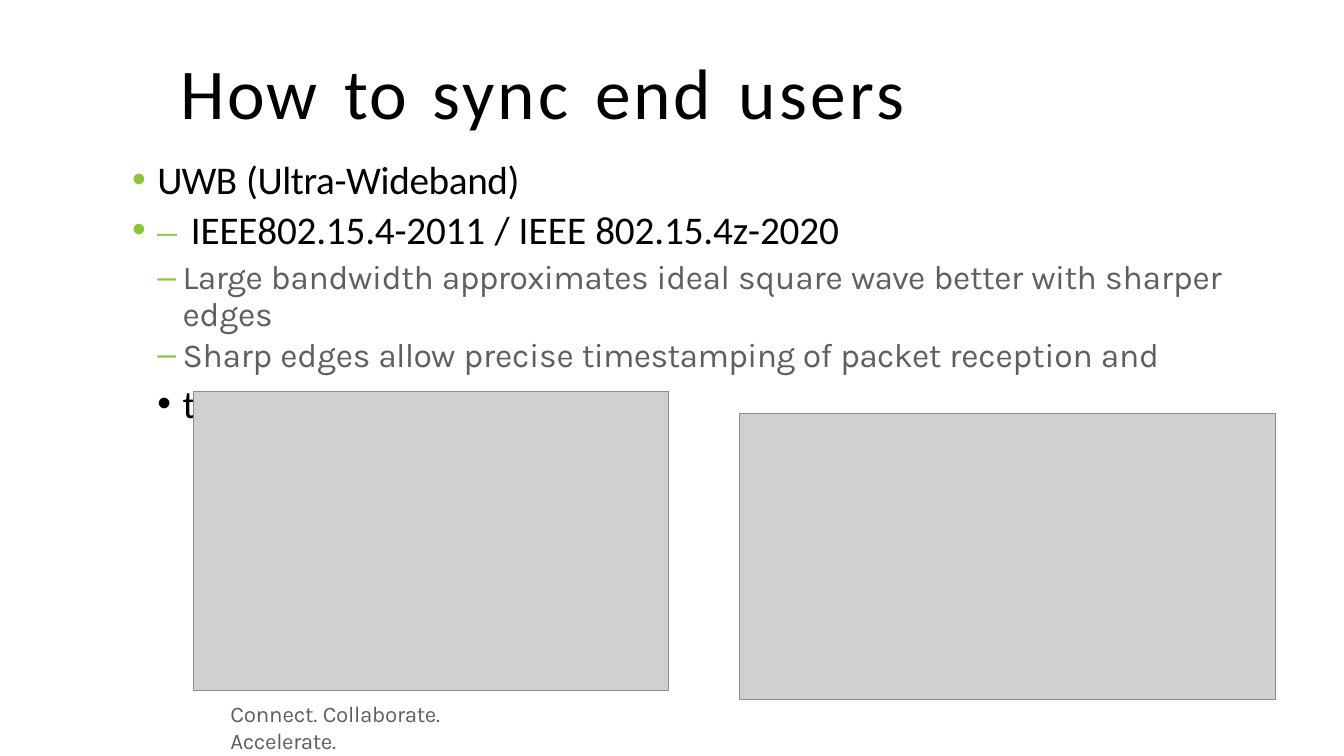
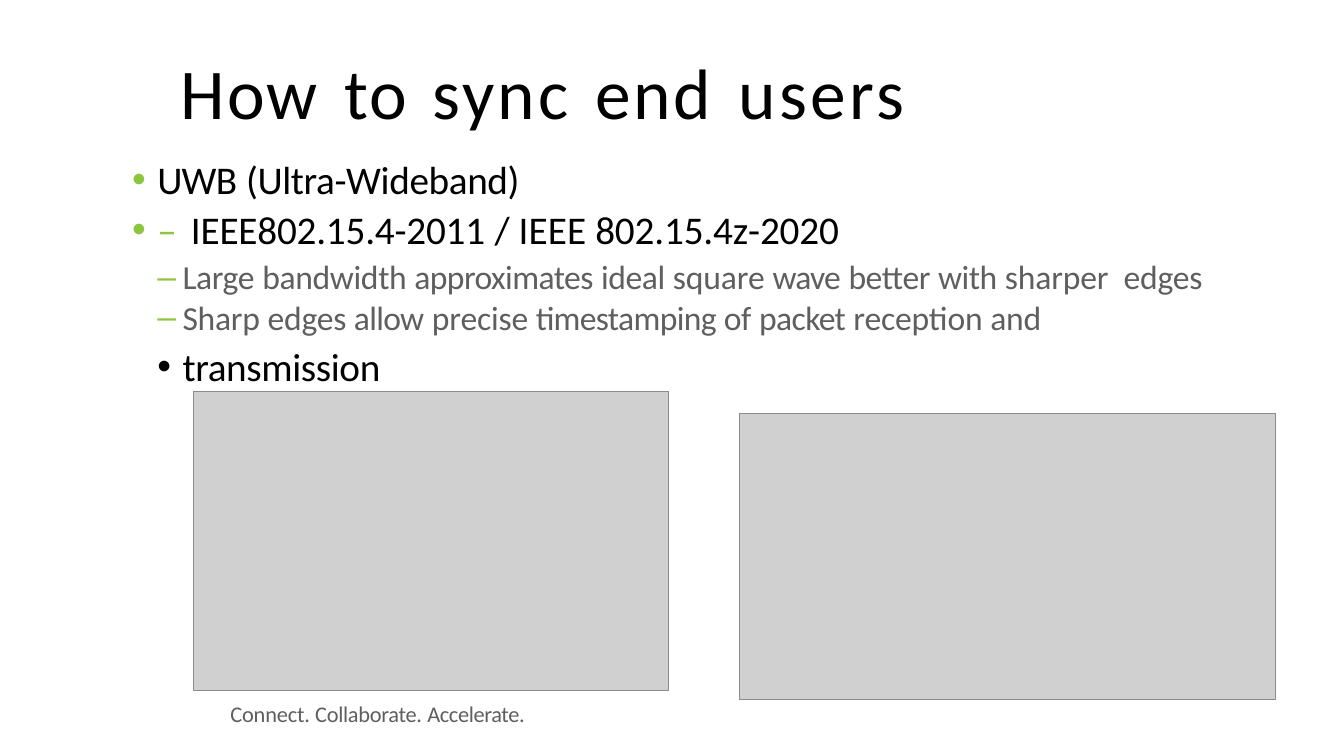
Before and after one commit to SiwaNetwork/QUANTUM, a slide deck: slide 4 of Time-Card/ДОКУМЕНТЫ/МАТЕРИАЛ СТАТЬИ/End User Synchronization.pptx. Drawn at 1344x756 pixels with LibreOffice and Linux fonts; fonts in the diff are those of the drawing; grey boxes stand for pictures. Boxes give left, top, right and bottom in pixels: in the first picture for what was removed or moved away, otherwise in the second. Text is boxed around its words. In the diff, an @@ line names an element or a change of style, - is before the commit and + after.

```diff
--- a/Time-Card/ДОКУМЕНТЫ/МАТЕРИАЛ СТАТЬИ/End User Synchronization.pptx
+++ b/Time-Card/ДОКУМЕНТЫ/МАТЕРИАЛ СТАТЬИ/End User Synchronization.pptx
@@ text at box(183, 217, 1203, 336): font Times New Roman to Calibri in "–"; font Karla to Calibri in "Large bandwidth approximates ideal square wave better ...", "Sharp edges allow precise timestamping of packet ..." @@
@@ text "Connect. Collaborate. Accelerate." at box(230, 706, 524, 722): font Karla to Calibri @@
```
Also in this commit, not shown: 7 other slides changed, 1 slide removed, 5 other files.
